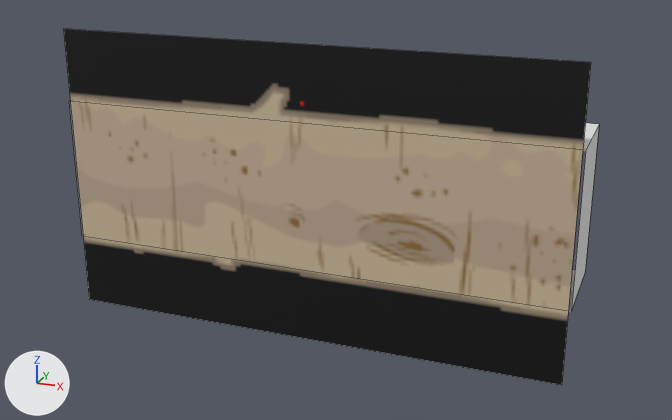
Two versions of the Blender file Content/PuffBOMB/3D/Mountain/LightLogH2.blend, one commit apart.
Rendered twice from a camera (50 mm lens) standing at (11.6, -16.26, 8.5) and looking at (5.28, -0.05, 2.45). Lighting does not change. The marker at lower left points along +X, +Y and +Z. Mesh edges are drawn as thin lines.
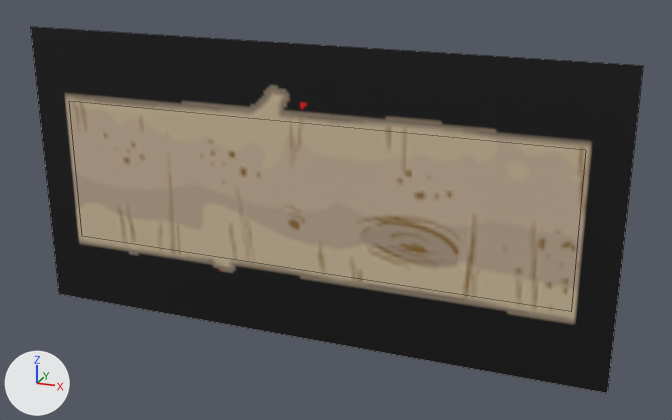
Changed parts and their boxes (x1, y1, x2, y2) in the pictures (672 x 420 px):
'Plane', recoloured, reshaped (16% wider)
    before: (64, 29, 591, 385)
    after: (31, 27, 643, 393)
'Cube', unchanged, covered by the edit
    before: (69, 101, 599, 311)

Patch to the scene script:
```diff
--- a/Content/PuffBOMB/3D/Mountain/LightLogH2.blend.py
+++ b/Content/PuffBOMB/3D/Mountain/LightLogH2.blend.py
@@ img_lightlog2_png_001 @@
+img_lightlog2_png_001 = load_image('LightLog2.png.001', '../../Textures/Foregrounds/Mountain/LightLog2.png', 208, 104, 'Non-Color')
@@ mat_lightlog2_png_001 @@
+mat_lightlog2_png_001 = principled_material('LightLog2.png.001')
+mat_lightlog2_png_001.texture = img_lightlog2_png_001
@@ me_plane @@
 me_plane.from_pydata(...)  # 4 vertices, 1 face; spans x 0.0..1.73, y 0.0..1.0, z 0.2
 # used by ob_plane; location = (-0.1, 0.2, 0.0); rotation_euler = (1.571, 0.0, 0.0), in degrees (90, 0, 0); scale = (5.83, 5.83, 5.83)
-me_plane.vertices[0].co = (1.73, 1.0, 0.2)  # pixel (590, 62)
-me_plane.vertices[1].co = (1.73, 0.0, 0.2)  # pixel (561, 385)
-me_plane.vertices[2].co = (0.0, 0.0, 0.2)  # pixel (89, 299)
-me_plane.vertices[3].co = (0.0, 1.0, 0.2)  # pixel (63, 28)
-me_plane.materials.append(mat_lightlog2_png)  # picture img_lightlog2_png
+# me_plane part 1
+me_plane.vertices[0].co = (1.87, 1.0, 0.2)  # pixel (643, 65)
+me_plane.vertices[1].co = (1.87, 0.0, 0.2)  # pixel (607, 393)
+me_plane.vertices[2].co = (-0.14, 0.0, 0.2)  # pixel (59, 294)
+me_plane.vertices[3].co = (-0.14, 1.0, 0.2)  # pixel (30, 26)
+me_plane.materials.append(mat_lightlog2_png_001)  # picture img_lightlog2_png_001
```
